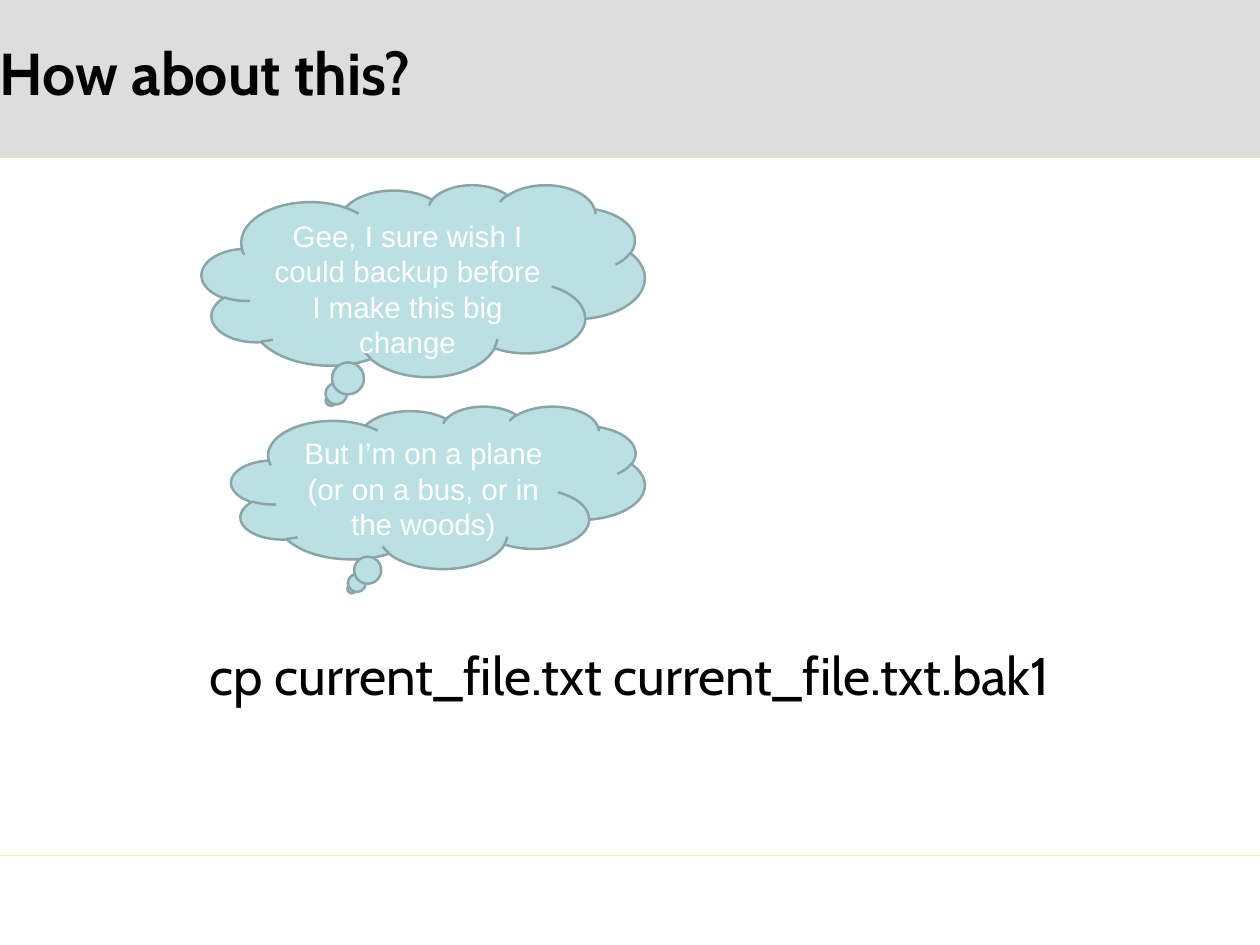
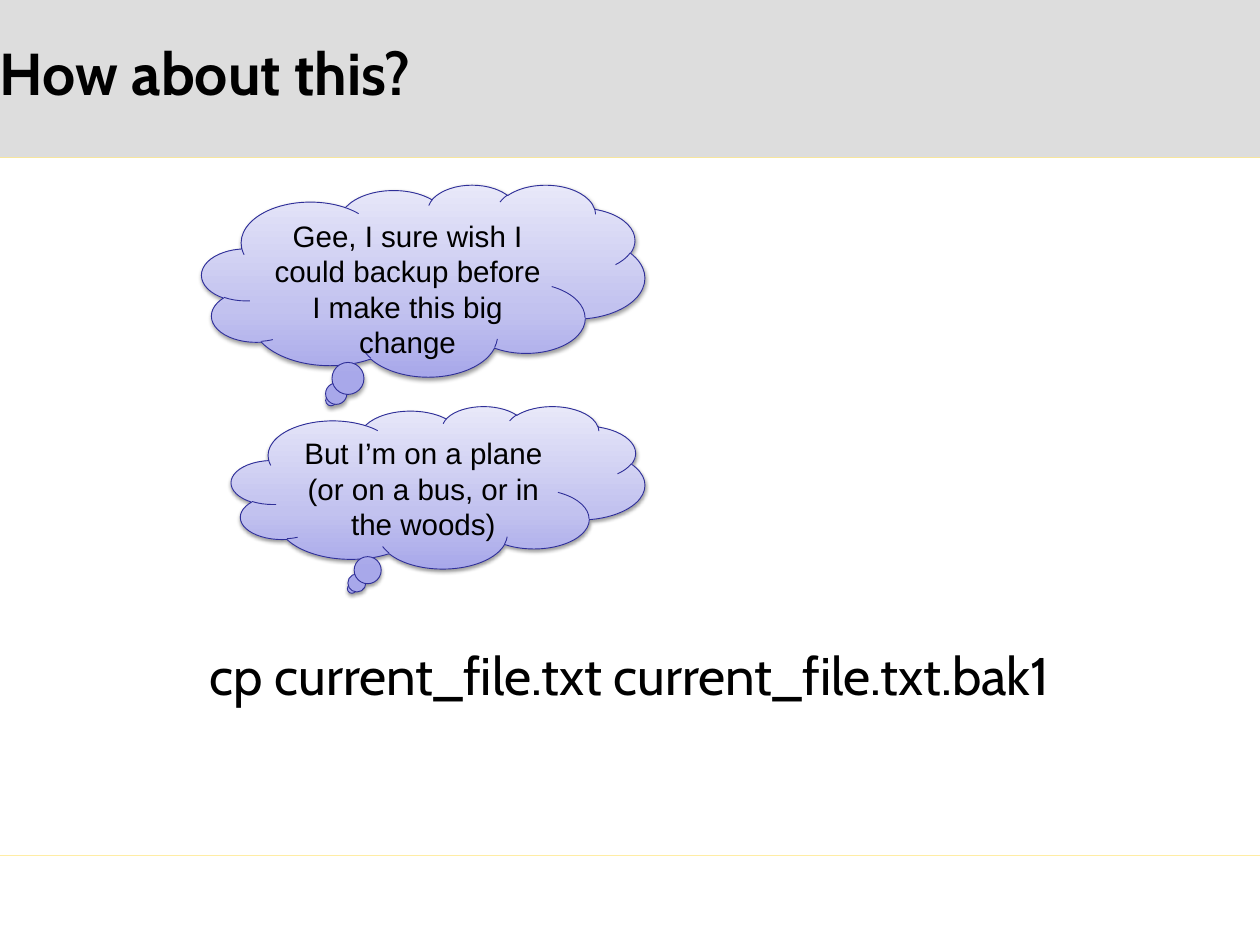
Before and after one commit to mglazer/GitPresentation, a slide deck: slide 3 of presentation.pptx. Drawn at 1260x945 pixels with LibreOffice and Linux fonts; fonts in the diff are those of the drawing; background and template pictures are left out. Boxes give left, top, right and bottom in pixels: in the first picture for what was removed or moved away, otherwise in the second. Text is boxed around its words. In the diff, an @@ line names an element or a change of style, - is before the commit and + after.

Commit message:
Changed colors so that it's now readable.

```diff
--- a/presentation.pptx
+++ b/presentation.pptx
@@ thought cloud "Gee, I sure wish I ..." at (202,184,645,377): text colour #FFFFFF to #000000; fill #BBE0E3 to gradient #A9A9E9 to #C4C4EF to #E8E8FA; outline #8AA6A8 2 pt to #2F2F98 0.75 pt; shadow on @@
@@ thought cloud "But I’m on a plane ..." at (231,406,645,568): text colour #FFFFFF to #000000; fill #BBE0E3 to gradient #A9A9E9 to #C4C4EF to #E8E8FA; outline #8AA6A8 2 pt to #2F2F98 0.75 pt; shadow on @@
```
Also in this commit, not shown: 3 other slides changed.
